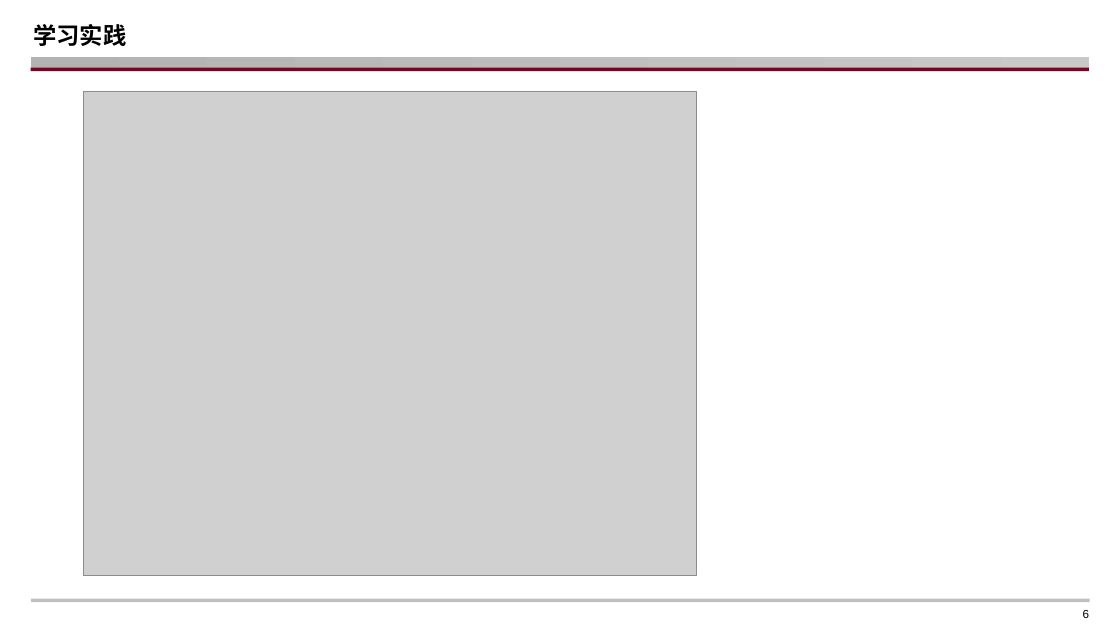
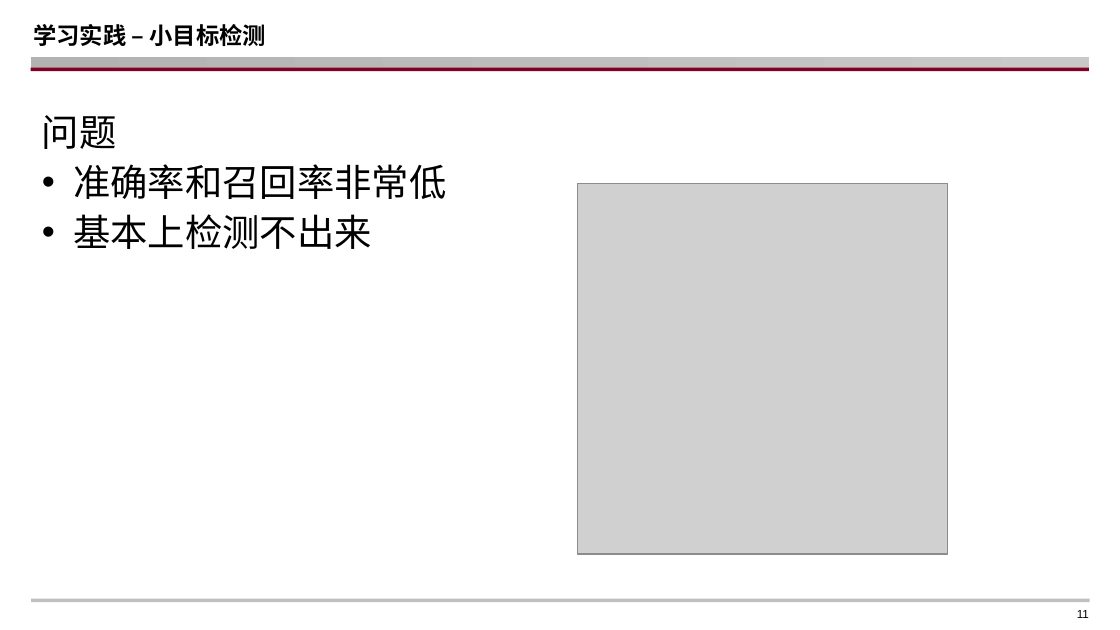
Before and after one commit to WSpie/Tour_plan_Flask, a slide deck: slide 11 of Internship_presentation_LipaiHuang.pptx (slide 6 before the commit). Drawn at 1120x630 pixels with LibreOffice and Linux fonts; fonts in the diff are those of the drawing; grey boxes stand for pictures; background and template pictures are left out. Boxes give left, top, right and bottom in pixels: in the first picture for what was removed or moved away, otherwise in the second. Text is boxed around its words. In the diff, an @@ line names an element or a change of style, - is before the commit and + after.

```diff
--- a/Internship_presentation_LipaiHuang.pptx
+++ b/Internship_presentation_LipaiHuang.pptx
@@ title at (33, 24, 267, 46): text changed @@
-学习实践
+学习实践 – 小目标检测
@@ text added at (42, 115, 446, 249), 24 pt, text #000000 @@
+问题
+• 准确率和召回率非常低
+• 基本上检测不出来
@@ picture removed at (84, 91, 697, 576) @@
@@ picture added at (578, 184, 949, 554) @@
@@ page number at (1077, 610, 1089, 618): text changed @@
-6
+11
```
Also in this commit, not shown: 7 other slides changed, 1 slide added, 3 slides removed.
